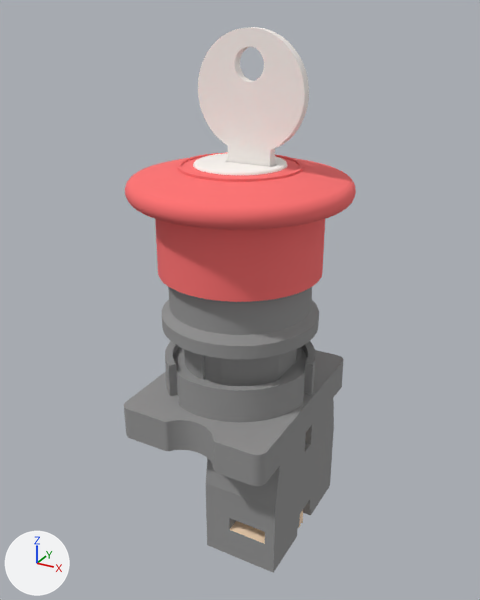
Two versions of the glTF model public/models/comando/metaltex-p20acr-r-1b.glb, one commit apart.
Before and after are seen from a 50 mm lens placed at (0.1096, -0.0463, 0.1072), pointed at (0.0528, 0.057, 0.0556). The lights are fixed; the arrows at lower left show +X, +Y and +Z. The older version comes first. Vertices at exactly the same position are counted once.

The first picture shows 'P20ACR-R-1B-1-solid1', 'P20ACR-R-1B-1-solid2'.
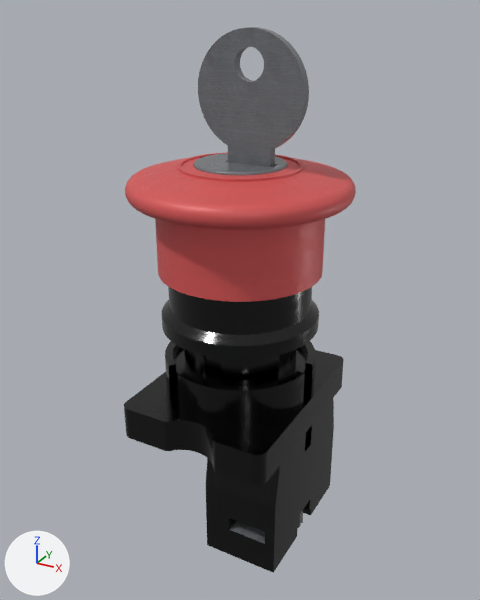
Location of each change, (x1, y1, x2, y2) in pixels of the pictures (480 x 600 px):
part 1 of me_mesh0_mesh, recoloured (beige to grey): (230, 510, 303, 544) in both
part 2 of me_mesh0_mesh, recoloured (grey to black): (206, 399, 334, 573) in both
part 3 of me_mesh164_mesh, recoloured (grey to black): (124, 287, 344, 486) in both
part 4 of me_mesh164_mesh, recoloured: (125, 152, 356, 302) in both
part 5 of me_mesh164_mesh, recoloured (white to grey): (193, 27, 309, 175) in both

Edits to the bpy script that builds the scene:
```text
Add mat_metal_técnico_002:
    mat_metal_técnico_002 = bpy.data.materials.new('Metal técnico.002')
    # colours: light grey #dddddf
    # uses the picture img_metal_color
    # uses the picture img_metal_normal
    # uses the picture img_metal_roughness
Add mat_corpo_preto:
    mat_corpo_preto = bpy.data.materials.new('Corpo preto')
    # colours: dark grey #45454b
    # uses the picture img_black_color
    # uses the picture img_black_normal
    # uses the picture img_black_roughness
Add mat_cogumelo_vermelho_001:
    mat_cogumelo_vermelho_001 = bpy.data.materials.new('Cogumelo vermelho.001')
    # colours: red #ef6161
    # uses the picture img_red_color
    # uses the picture img_red_normal
    # uses the picture img_red_roughness
Add mat_cogumelo_vermelho:
    mat_cogumelo_vermelho = bpy.data.materials.new('Cogumelo vermelho')
    # colours: red #ef6161
    # uses the picture img_red_color
    # uses the picture img_red_normal
    # uses the picture img_red_roughness
Add mat_metal_técnico:
    mat_metal_técnico = bpy.data.materials.new('Metal técnico')
    # colours: light grey #dddddf
    # uses the picture img_metal_color
    # uses the picture img_metal_normal
    # uses the picture img_metal_roughness
Add mat_metal_técnico_001:
    mat_metal_técnico_001 = bpy.data.materials.new('Metal técnico.001')
    # colours: light grey #dddddf
    # uses the picture img_metal_color
    # uses the picture img_metal_normal
    # uses the picture img_metal_roughness
Change me_mesh0_mesh:
    where me_mesh0_mesh.from_pydata(...)  # 3951 vertices, 7906 faces; spans x 0.054..0.0689, y 0.0412..0.0702, z 0.0078..0.0377
    remove me_mesh0_mesh.materials.append(mat_1_000000_0_168627_0_168627_0_000000_0_000000)  # red #ff7272
    remove me_mesh0_mesh.materials.append(mat_1_000000_1_000000_1_000000_0_000000_0_000000)  # white #ffffff
    me_mesh0_mesh part 1: all 1742 faces that had it switch from mat_0_988235_0_737255_0_517647_0_000000_0_000000 (beige #fedfbf) to mat_metal_técnico
    me_mesh0_mesh part 2: all 5414 faces that had it switch from mat_0_298039_0_298039_0_298039_0_000000_0_000000 (grey #949494) to mat_corpo_preto
    add me_mesh0_mesh.materials.append(mat_cogumelo_vermelho)
    add me_mesh0_mesh.materials.append(mat_metal_técnico_001)
Change me_mesh164_mesh:
    where me_mesh164_mesh.from_pydata(...)  # 6548 vertices, 13100 faces; spans x 0.0334..0.0738, y 0.0354..0.0799, z 0.0321..0.1044
    remove me_mesh164_mesh.materials.append(mat_0_909804_0_443137_0_031373_0_000000_0_000000)  # orange #f5b232
    me_mesh164_mesh part 3: all 3304 faces that had it switch from mat_0_298039_0_298039_0_298039_0_000000_0_000000 (grey #949494) to mat_corpo_preto
    me_mesh164_mesh part 4: all 7056 faces that had it switch from mat_1_000000_0_168627_0_168627_0_000000_0_000000 (red #ff7272) to mat_cogumelo_vermelho
    me_mesh164_mesh part 5: all 2502 faces that had it switch from mat_1_000000_0_949020_0_909804_0_000000_0_000000 (white #fff9f5) to mat_metal_técnico_002
    add me_mesh164_mesh.materials.append(mat_cogumelo_vermelho_001)
```
